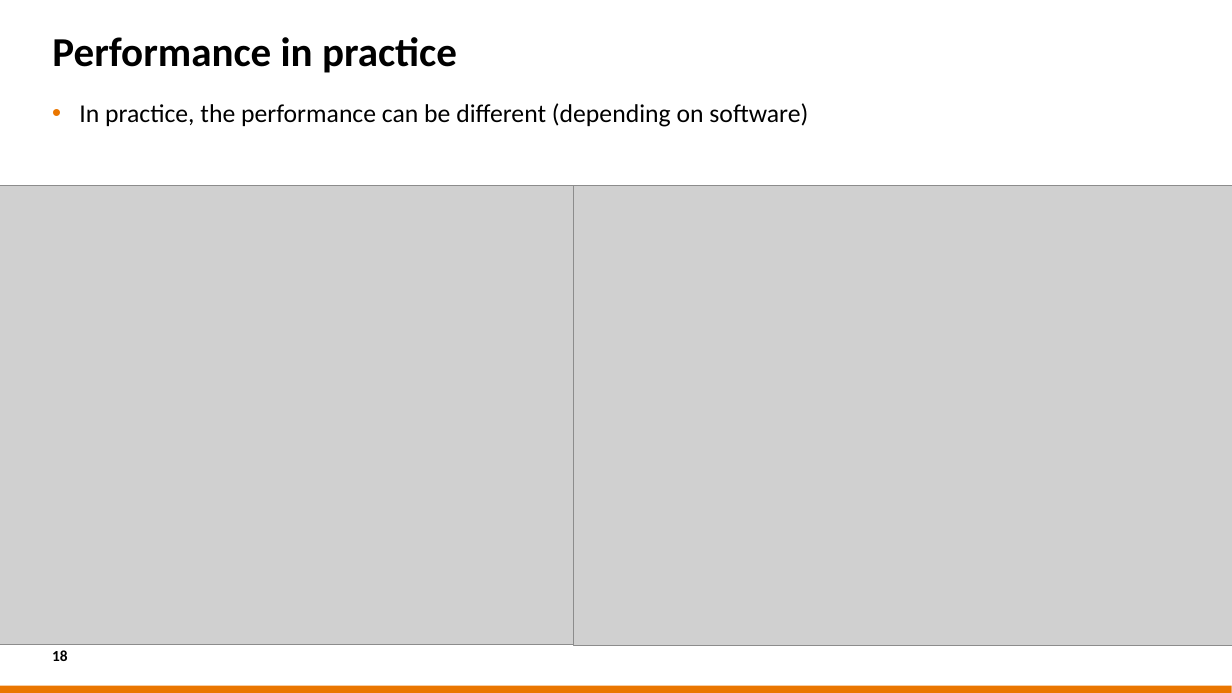
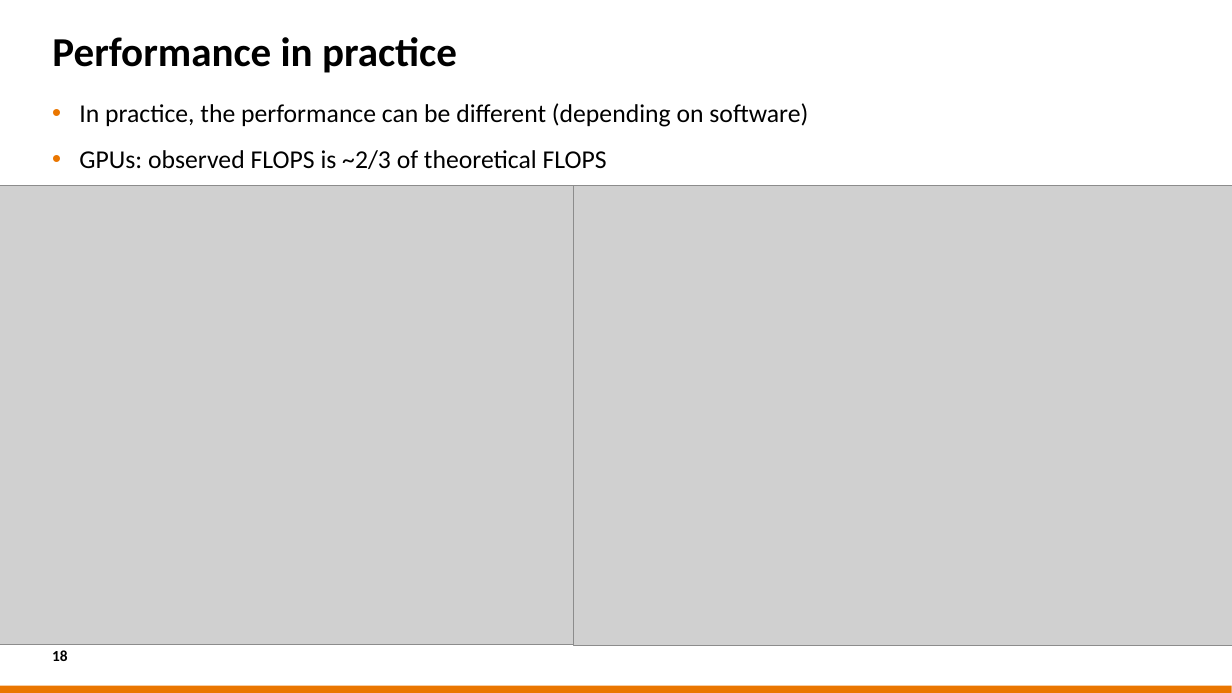
Before and after one commit to sara-nl/HPML-course-materials, a slide deck: slide 18 of Day2/slides/hw_and_software_features.pptx. Drawn at 1232x693 pixels with LibreOffice and Linux fonts; fonts in the diff are those of the drawing; grey boxes stand for pictures; background and template pictures are left out. Boxes give left, top, right and bottom in pixels: in the first picture for what was removed or moved away, otherwise in the second. Text is boxed around its words. In the diff, an @@ line names an element or a change of style, - is before the commit and + after.

```diff
--- a/Day2/slides/hw_and_software_features.pptx
+++ b/Day2/slides/hw_and_software_features.pptx
@@ text at bbox=[79, 150, 607, 169]: paragraph added @@
+• GPUs: observed FLOPS is ~2/3 of theoretical FLOPS
```
Also in this commit, not shown: 8 other slides changed, 14 slides added, 1 slide removed, 1 other file.
